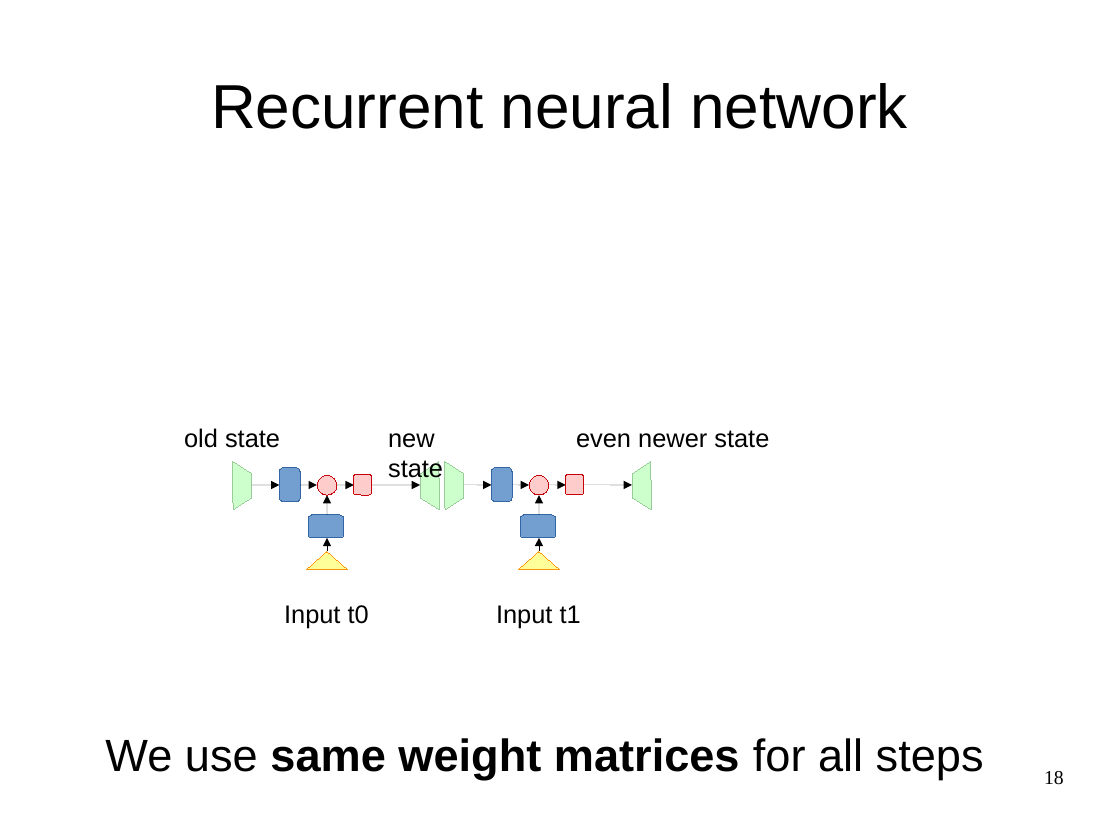
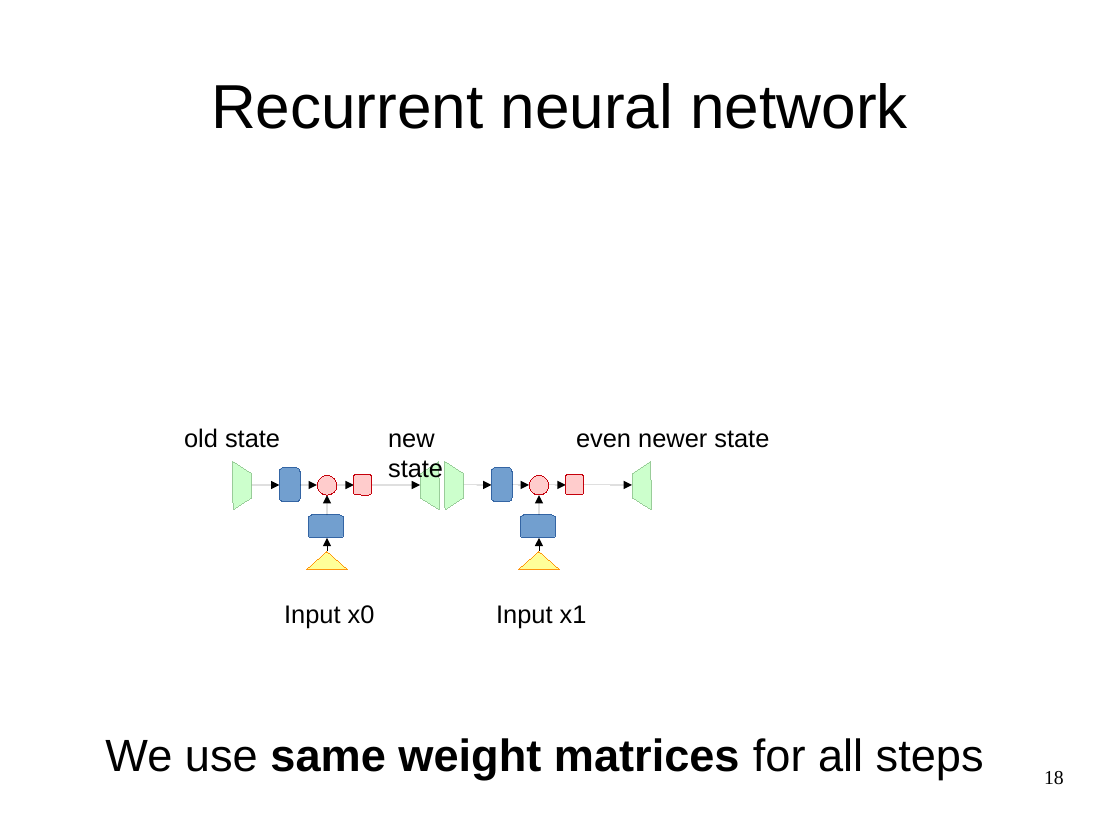
Before and after one commit to yandexdataschool/CSC_deeplearning, a slide deck: slide 18 of day2_am/lecture4.odp. Drawn at 1120x840 pixels with LibreOffice and Linux fonts; fonts in the diff are those of the drawing. Boxes give left, top, right and bottom in pixels: in the first picture for what was removed or moved away, otherwise in the second. Text is boxed around its words. In the diff, an @@ line names an element or a change of style, - is before the commit and + after.

```diff
--- a/day2_am/lecture4.odp
+++ b/day2_am/lecture4.odp
@@ text at (284, 605, 375, 628): text changed @@
-Input t0
+Input x0
@@ text at (496, 605, 587, 628): text changed @@
-Input t1
+Input x1
```
Also in this commit, not shown: 32 other slides changed, 5 other files.
